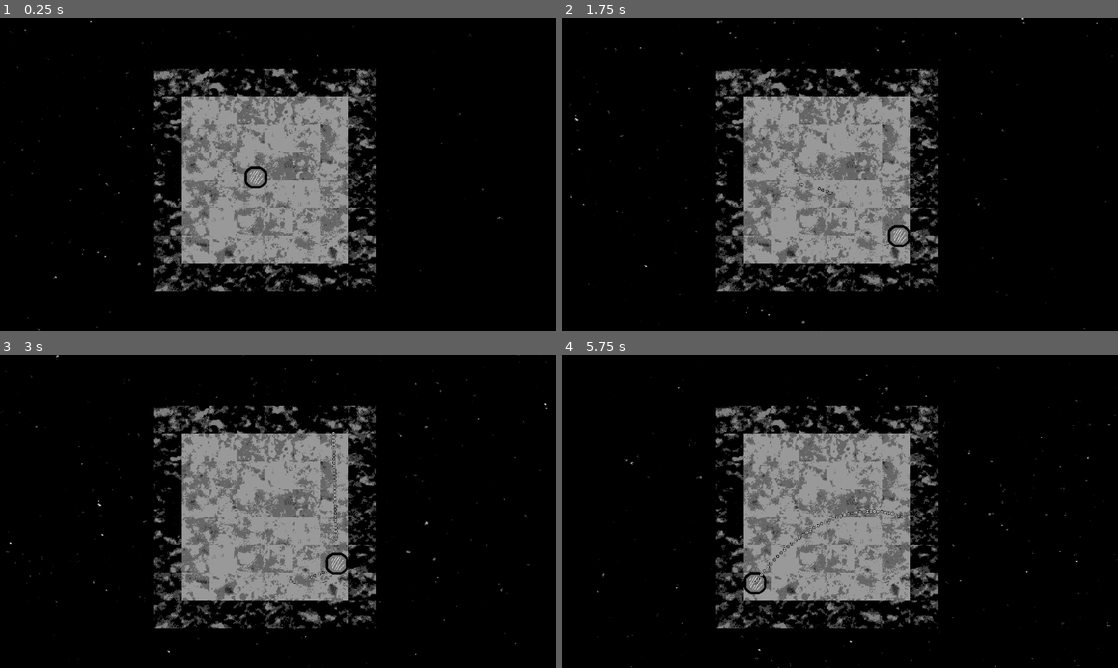
Above: before the commit, frames 1-4 (two rows, left to right).
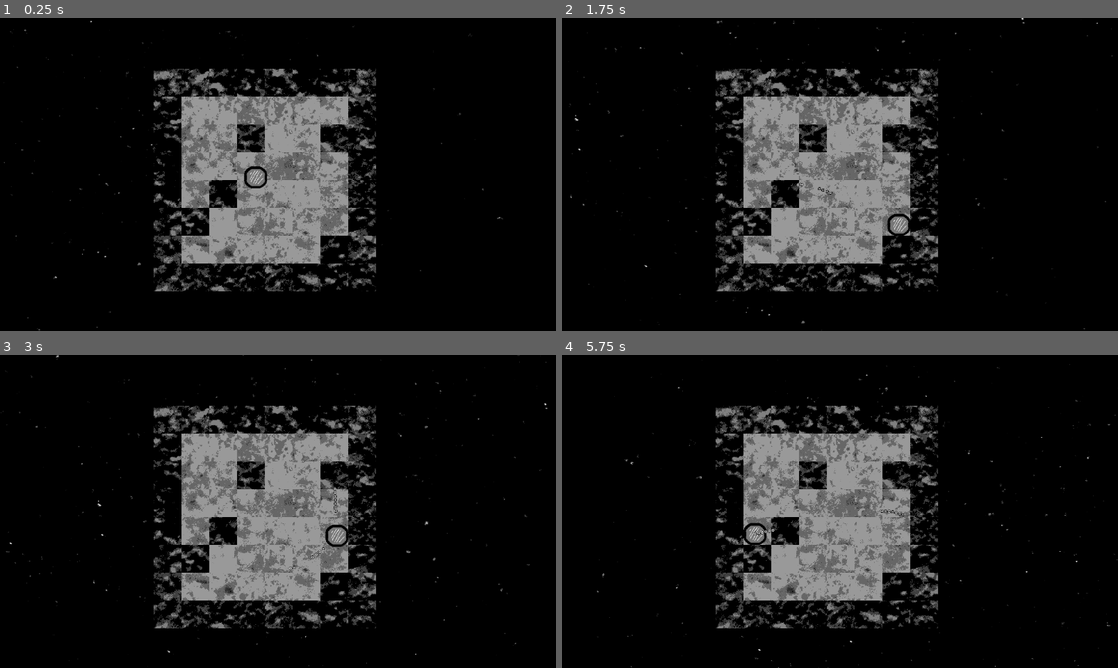
Above: after the commit, the same moments.

Repository: Indivicivet/ludumdare54
Game: Godot game, scene res://ludumdare54.tscn
Two runs of this game, one before a commit and one after it. Both use one fixed random seed, a clock stepped at 60 frames per second and the inputs below.
Inputs (mouse positions are in pixels of both pictures, inside the frame that each line leads up to):
- Up to frame 1 (0.25 s): no input
- Up to frame 2 (1.75 s): move the mouse to (962, 158) at 0.52 s; press the mouse at (962, 158) at 0.53 s; hold Right (right) 0.53-1.28 s; move the mouse to (728, 190) at 1.27 s; release the mouse at (728, 190) at 1.28 s; hold Down (down) from 1.28 s (still down); click (728, 190) at 1.35 s
- Up to frame 3 (3 s): move the mouse to (333, 442) at 2.02 s; release Down (down) at 2.03 s; press the mouse at (333, 442) at 2.03 s; hold Right (right) 2.03-2.78 s; move the mouse to (250, 574) at 2.77 s; release the mouse at (250, 574) at 2.78 s; hold Up (up) from 2.78 s (still down); click (250, 574) at 2.85 s
- Up to frame 4 (5.75 s): move the mouse to (1006, 558) at 3.52 s; release Up (up) at 3.53 s; press the mouse at (1006, 558) at 3.53 s; hold Left (left) 3.53-5.03 s; move the mouse to (673, 464) at 4.27 s; release the mouse at (673, 464) at 4.28 s; click (673, 464) at 4.35 s; move the mouse to (867, 511) at 5.02 s; press the mouse at (867, 511) at 5.03 s; hold Down (down) from 5.03 s (still down)

The runs differ from the first frame. In frame 1, 2.2% of the frame differs, in the area x 32-63%, y 34-79%; in frame 2, 2.3%; in frame 3, 2.6%; in frame 4, 2.7%.

Commit message:
(randomly) solidify some blocks

Diff:
--- /dev/null
+++ b/floor_or_block.gd
@@ -0,0 +1,16 @@
+extends StaticBody2D
+
+var sprite_solid = preload("res://graphics/tex1_0001__P2000281.png")
+var sprite_floor = preload("res://graphics/tex3_0001__P2000288.png")
+
+var rng = RandomNumberGenerator.new()
+
+
+func solidify():
+	get_node("tilesprite").texture = sprite_solid
+	get_node("CollisionShape2D").disabled = false
+
+
+func _ready():
+	if rng.randf() < 0.2:
+		solidify()
--- a/floor_or_block.tscn
+++ b/floor_or_block.tscn
@@ -1,6 +1,7 @@
-[gd_scene load_steps=4 format=3 uid="uid://telbw0j0atkg"]
+[gd_scene load_steps=5 format=3 uid="uid://telbw0j0atkg"]
 
 [ext_resource type="Texture2D" uid="uid://dm7cxf1pr2r2f" path="res://graphics/tex3_0001__P2000288.png" id="1_627vw"]
+[ext_resource type="Script" path="res://floor_or_block.gd" id="1_sfq82"]
 [ext_resource type="Script" path="res://scripts/blocksprite.gd" id="2_jgymb"]
 
 [sub_resource type="RectangleShape2D" id="RectangleShape2D_0201y"]
@@ -8,6 +9,7 @@
 
 [node name="floor_or_block" type="StaticBody2D"]
 position = Vector2(0, -1)
+script = ExtResource("1_sfq82")
 
 [node name="tilesprite" type="Sprite2D" parent="."]
 texture = ExtResource("1_627vw")
